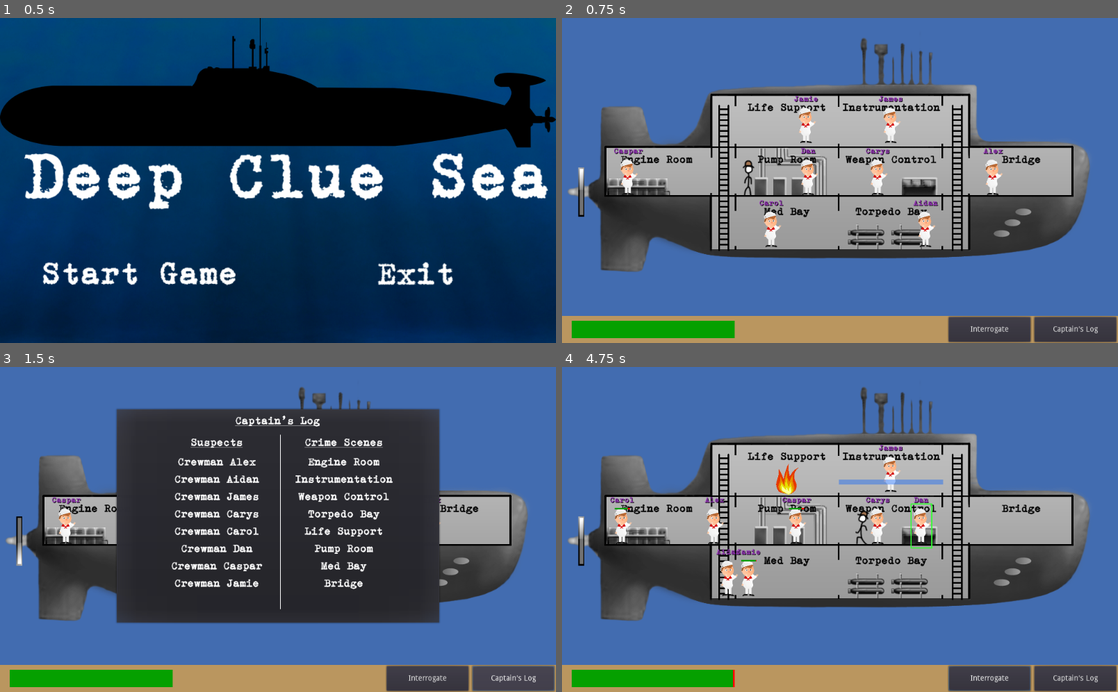
Above: before the commit, frames 1-4 (two rows, left to right).
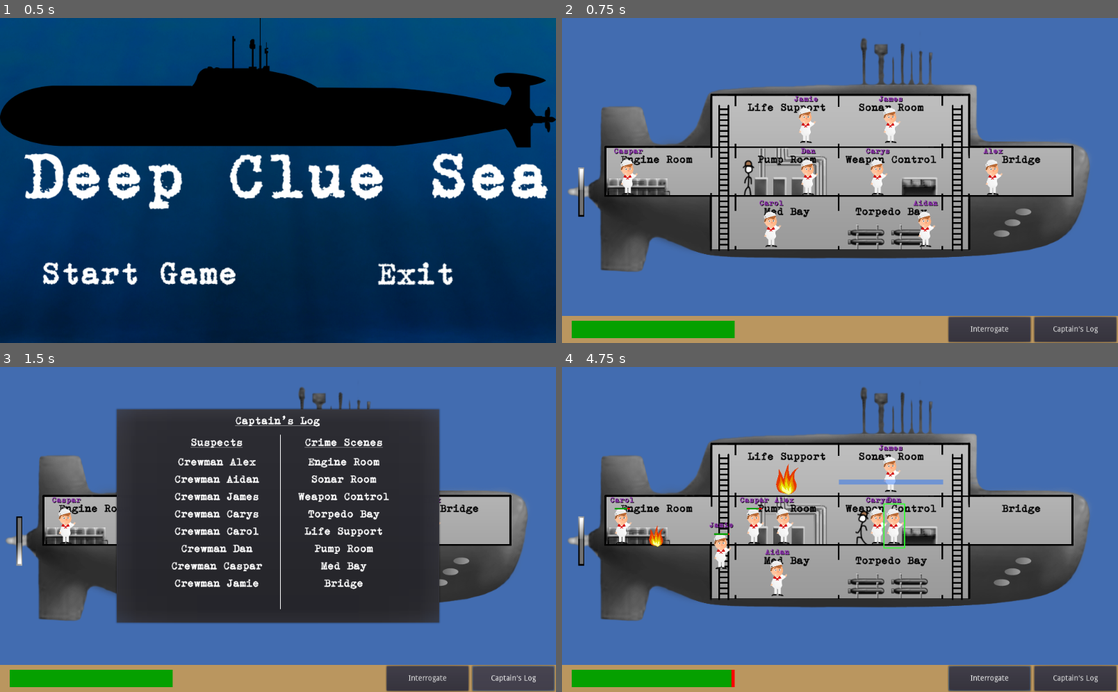
Above: after the commit, the same moments.

Repository: danielcannell/deep-clue-sea
Game: Godot game, scene res://menu/StartMenu.tscn
The game is run twice, just before and just after one commit, with the same random seed, the same clock (stepped at 60 frames per second) and the same inputs. Sound files missing from this copy of the repository are replaced by a short silence.
Inputs (mouse positions are in pixels of both pictures, inside the frame that each line leads up to):
- Up to frame 1 (0.5 s): no input
- Up to frame 2 (0.75 s): click (701, 274) at 0.5 s
- Up to frame 3 (1.5 s): click "Captain's Log" at 1.25 s
- Up to frame 4 (4.75 s): click "Interrogate" at 2 s; move the mouse to (656, 519) at 2.77 s; hold D (move_right) 2.78-4.28 s; click (656, 519) at 2.92 s; tap W (jump) at 3.02, 3.77 s; move the mouse to (890, 467) at 3.52 s; click (890, 467) at 3.67 s; move the mouse to (890, 519) at 4.27 s; hold A (move_left) from 4.28 s (still down); click (890, 519) at 4.42 s

Frame 1 is identical in both runs. In frame 2, 0.2% of the frame differs, in the area x 50-68%, y 26-29%; in frame 3, 0.3%; in frame 4, 3.0%, in the area x 11-68%, y 26-99%.

Commit message:
Various playability tweaks and fixes

Diff:
--- a/Globals.gd
+++ b/Globals.gd
@@ -21,7 +21,7 @@
 
 const ROOM_NAMES = [
     "Engine Room",
-    "Instrumentation",
+    "Sonar Room",
     "Weapon Control",
     "Torpedo Bay",
     "Life Support",
@@ -84,7 +84,9 @@
 ]
 
 const NOT_THIS_PLACE_MESSAGES = [
-    "It can't have happened there; I was working in there at the time",
+    "It can't have happened there; I was working in there at the time.",
+    "That's my chill-out spot - I would have seen if something happened!",
+    "I was on watch in the %s, and nothing happened!",
 ]
 
 const CASE_CLOSED_MESSAGES = [
@@ -115,7 +117,7 @@
 const PLAYER_CLIMB_SPEED = 200
 
 # Crewman settings
-const CREW_SPEED = 200
+const CREW_SPEED = 150
 const FLOODED_MAX_SPEED = 0.25
 const HEALING_RATE = 10
 
@@ -146,4 +148,4 @@
 const FLOOD_DRAIN_RATE = 0.3
 
 const SUB_MAX_HITPOINTS = 100
-const SUB_FIRE_DAMAGE_RATE = 0.2
+const SUB_FIRE_DAMAGE_RATE = 0.4
--- a/WinScreen.tscn
+++ b/WinScreen.tscn
@@ -5,7 +5,7 @@
 [ext_resource path="res://External Resources/Fonts/GNUTypewriter20pt.tres" type="DynamicFont" id=3]
 [ext_resource path="res://External Resources/Music/victory.ogg" type="AudioStream" id=4]
 
-[node name="Container" type="Container" index="0"]
+[node name="Container" type="Container"]
 
 anchor_left = 0.0
 anchor_top = 0.0
--- a/detective/DetectiveRoot.gd
+++ b/detective/DetectiveRoot.gd
@@ -84,17 +84,17 @@
     var i = 0
     for room_knl in range(not_solution_rooms):
         var crew = i % num_crew
-        var knl_item = not_solution_rooms_list[randi() % not_solution_rooms_list.size()]
-        crew_knowledge[crew]["room_knowledge"].append(knl_item)
+        var knl_item = randi() % not_solution_rooms_list.size()
+        crew_knowledge[crew]["room_knowledge"].append(not_solution_rooms_list[knl_item])
         not_solution_rooms_list.remove(knl_item)
         i += 1
 
     for traitor_knl in range(not_guilty_crew):
         var crew = i % num_crew
-        var knl_item = not_solution_crew_list[randi() % not_solution_crew_list.size()]
-        while knl_item == crew:
-            knl_item = not_solution_crew_list[randi() % not_solution_crew_list.size()]
-        crew_knowledge[crew]["people_knowledge"].append(knl_item)
+        var knl_item = randi() % not_solution_crew_list.size()
+        while not_solution_crew_list[knl_item] == crew:
+            knl_item = randi() % not_solution_crew_list.size()
+        crew_knowledge[crew]["people_knowledge"].append(not_solution_crew_list[knl_item])
         not_solution_crew_list.remove(knl_item)
         i += 1
 
@@ -274,6 +274,8 @@
 
             if crewman_clear_location(interrogatee, chosen_location):
                 msg = not_this_place_message()
+                if msg.find("%s") >= 0:
+                    msg = msg % Globals.ROOM_NAMES[chosen_location]
                 rule_out_location(chosen_location)
                 if is_solved():
                     msg = case_closed_message(get_potential_locations()[0], get_suspect_names()[0])
--- a/room/Room.tscn
+++ b/room/Room.tscn
@@ -9,7 +9,7 @@
 custom_solver_bias = 0.0
 extents = Vector2( 96, 48 )
 
-[node name="Area2D" type="Area2D"]
+[node name="Area2D" type="Area2D" index="0"]
 
 input_pickable = true
 gravity_vec = Vector2( 0, 1 )
@@ -63,7 +63,7 @@
 size_flags_horizontal = 1
 size_flags_vertical = 1
 color = Color( 0, 0.367188, 1, 0.392274 )
-_sections_unfolded = [ "Anchor", "Mouse", "Rect" ]
+_sections_unfolded = [ "Anchor" ]
 
 [node name="RoomName" type="Label" parent="." index="3"]
 
Not shown, changed: External Resources/Images/tiles.png.import
Not shown, changed: submarine/submarine.png.import
